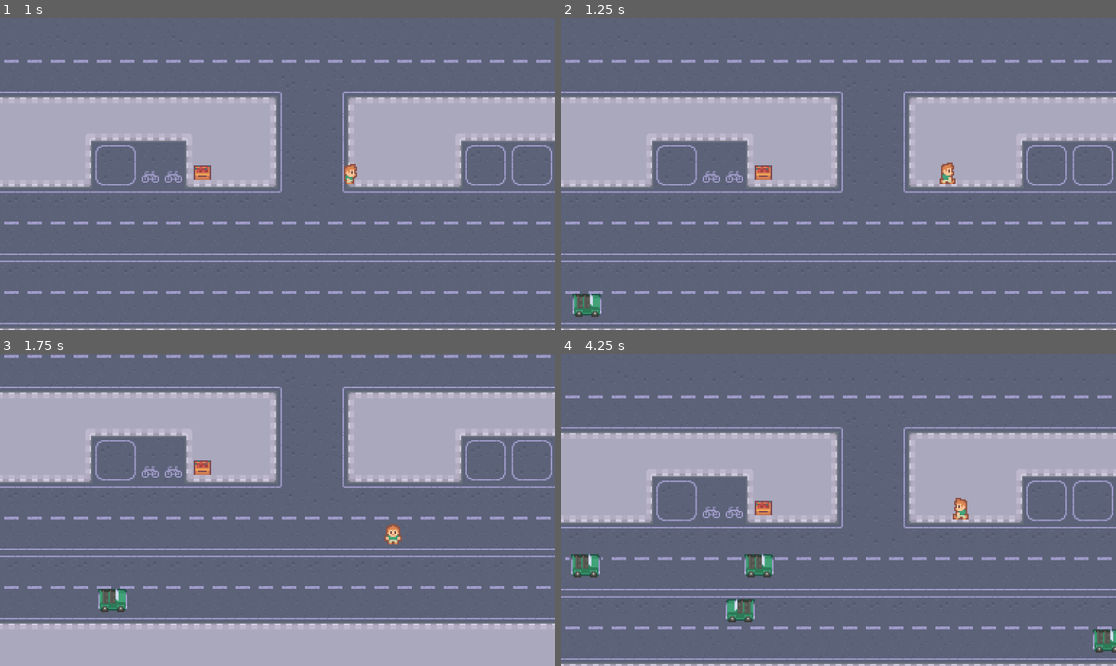
Above: before the commit, frames 1-4 (two rows, left to right).
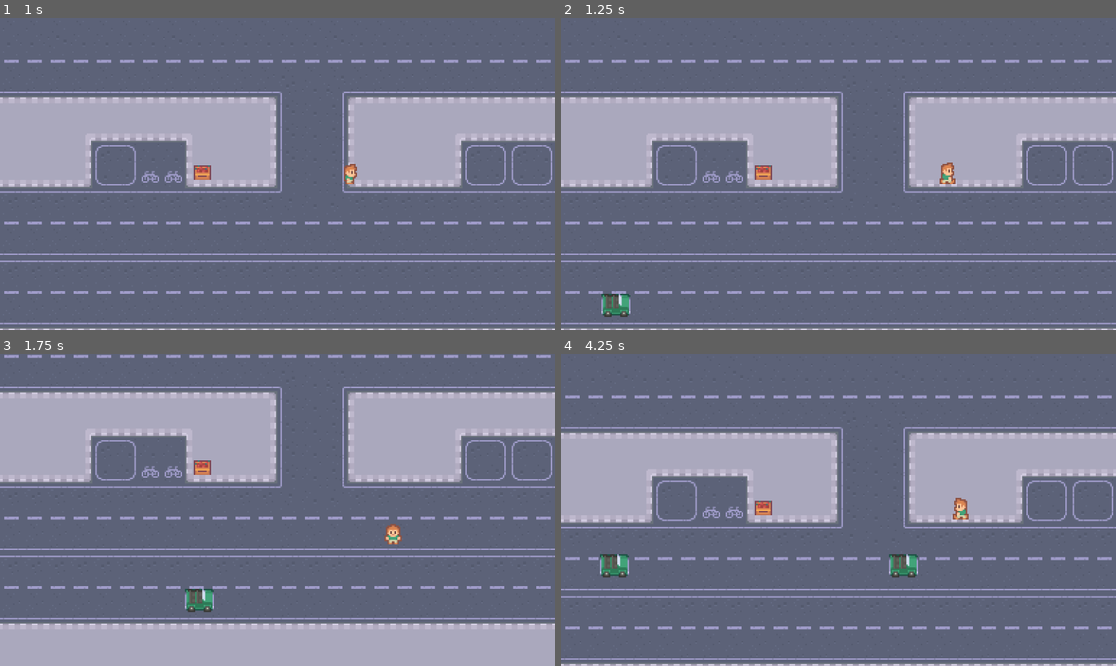
Above: after the commit, the same moments.

Repository: DigitalBubblegum/Frogger
Game: Godot game, scene res://scenes/game.tscn
Same seed, same stepped clock (60 frames per second), same inputs: the game is played once before the commit and once after it.
Inputs:
- Up to frame 1 (1 s): tap Enter at 0.5 s; hold Right (right) from 0.53 s (still down); tap Space (confirm) at 0.6 s
- Up to frame 2 (1.25 s): keep holding Right (right)
- Up to frame 3 (1.75 s): release Right (right) at 1.28 s; hold Down (down) from 1.28 s (still down); tap Space (confirm) at 1.35 s
- Up to frame 4 (4.25 s): release Down (down) at 2.03 s; hold Right (right) 2.03-2.78 s; tap Space (confirm) at 2.1, 2.85, 3.6 s; hold Up (up) 2.78-3.53 s; hold Left (left) from 3.53 s (still down)

Frame 1 is identical in both runs. In frame 2, 0.7% of the frame differs, in the area x 2-13%, y 88-96%; in frame 3, 0.7%; in frame 4, 2.2%, in the area x 1-100%, y 64-96%.

Commit message:
added delta time

Diff:
--- a/scenes/car.gd
+++ b/scenes/car.gd
@@ -1,7 +1,7 @@
 extends Area2D
 
 var direction = Vector2.LEFT
-var speed = 2
+var speed = 200
 # Called when the node enters the scene tree for the first time.
 func _ready() -> void:
 	if position.x < 0:
@@ -11,7 +11,7 @@
 
 # Called every frame. 'delta' is the elapsed time since the previous frame.
 func _process(delta: float) -> void:
-	position+= direction*speed
+	position+= direction*speed*delta
 
 
 func _on_visible_on_screen_notifier_2d_screen_exited() -> void:
